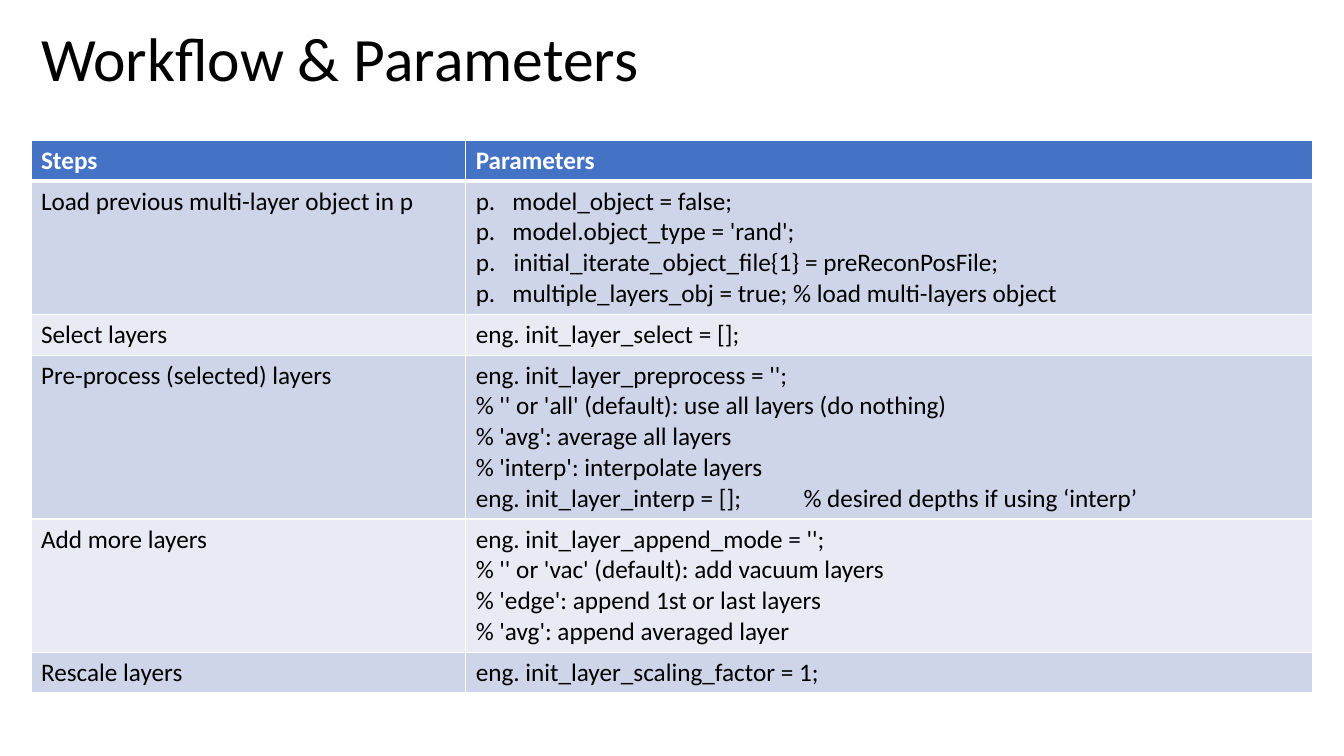
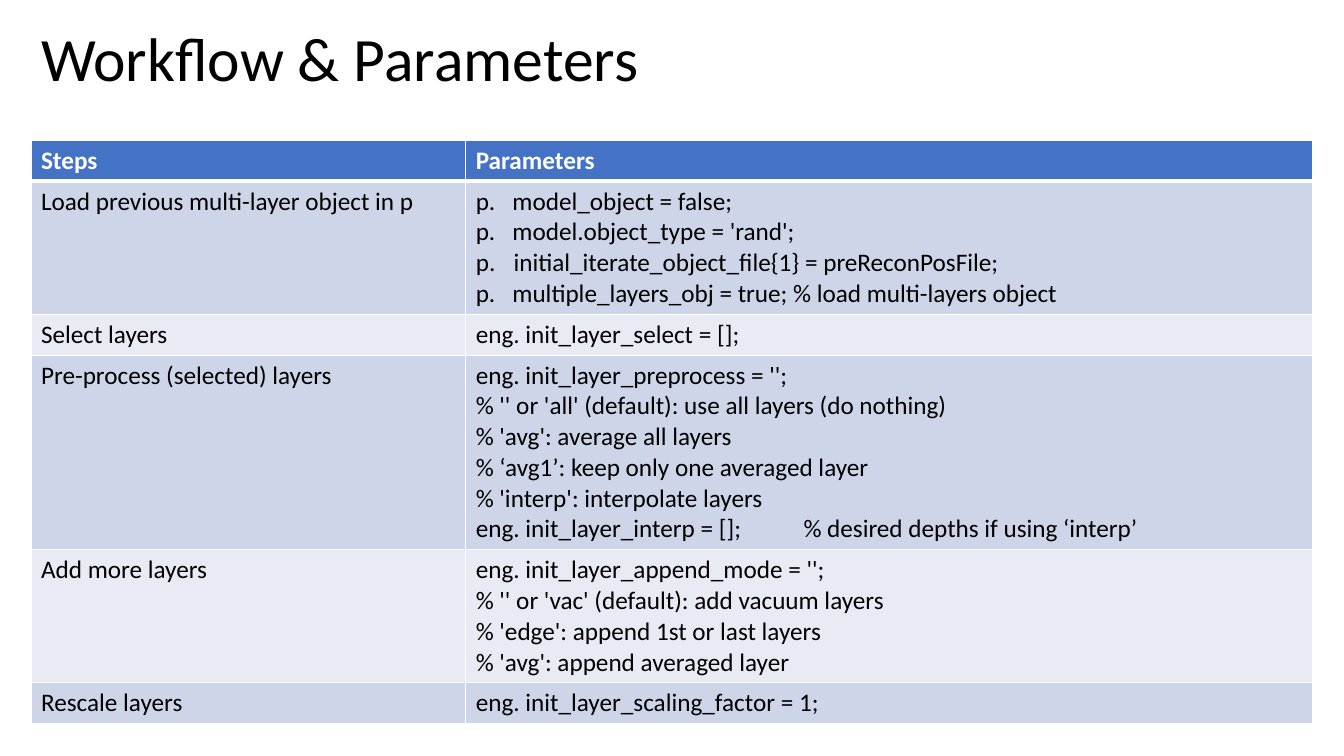
Before and after one commit to yijiang1/fold_slice, a slide deck: slide 2 of ptycho/notes/GPU_MS_obj_init_example.pptx. Drawn at 1344x756 pixels with LibreOffice and Linux fonts; fonts in the diff are those of the drawing. Boxes give left, top, right and bottom in pixels: in the first picture for what was removed or moved away, otherwise in the second. Text is boxed around its words. In the diff, an @@ line names an element or a change of style, - is before the commit and + after.

```diff
--- a/ptycho/notes/GPU_MS_obj_init_example.pptx
+++ b/ptycho/notes/GPU_MS_obj_init_example.pptx
@@ table at (31,140,1314,720) @@
-row 4, column 2: eng. init_layer_preprocess = ''; / % '' or 'all' (default): use all layers (do nothing) / % 'avg': average all layers / % 'interp': interpolate layers / eng. init_layer_interp = []; % desired depths if using ‘interp’
+row 4, column 2: eng. init_layer_preprocess = ''; / % '' or 'all' (default): use all layers (do nothing) / % 'avg': average all layers / % ‘avg1’: keep only one averaged layer / % 'interp': interpolate layers / eng. init_layer_interp = []; % desired depths if using ‘interp’
```
Also in this commit, not shown: 4 other slides changed, 1 slide added.
